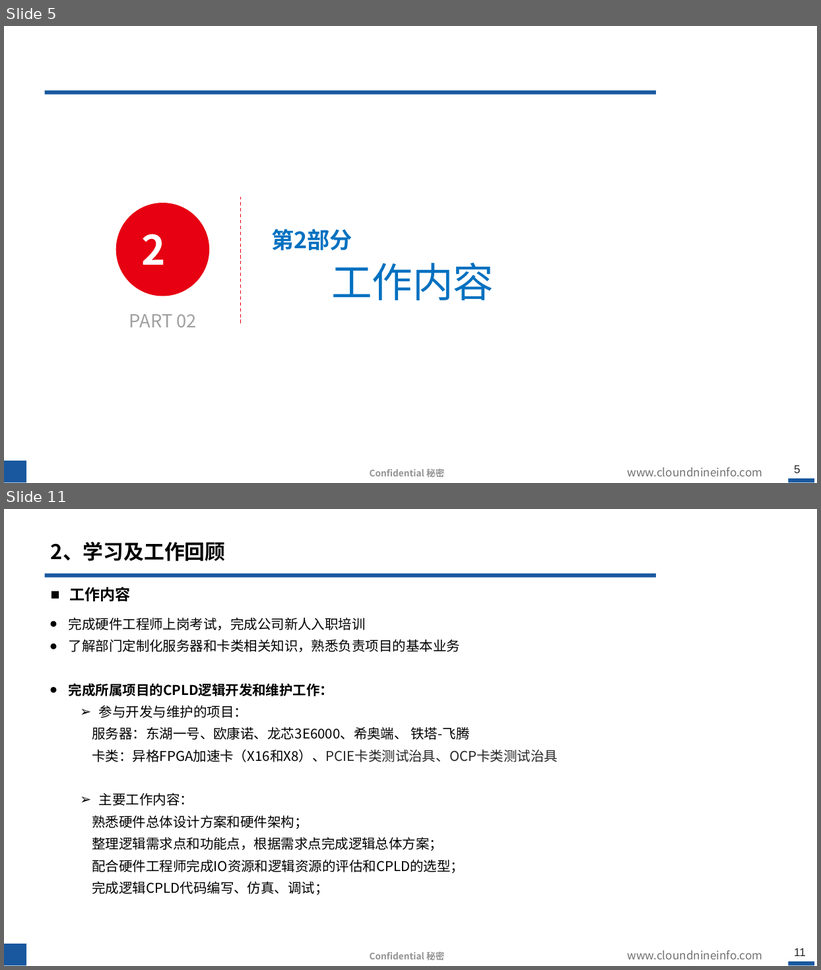
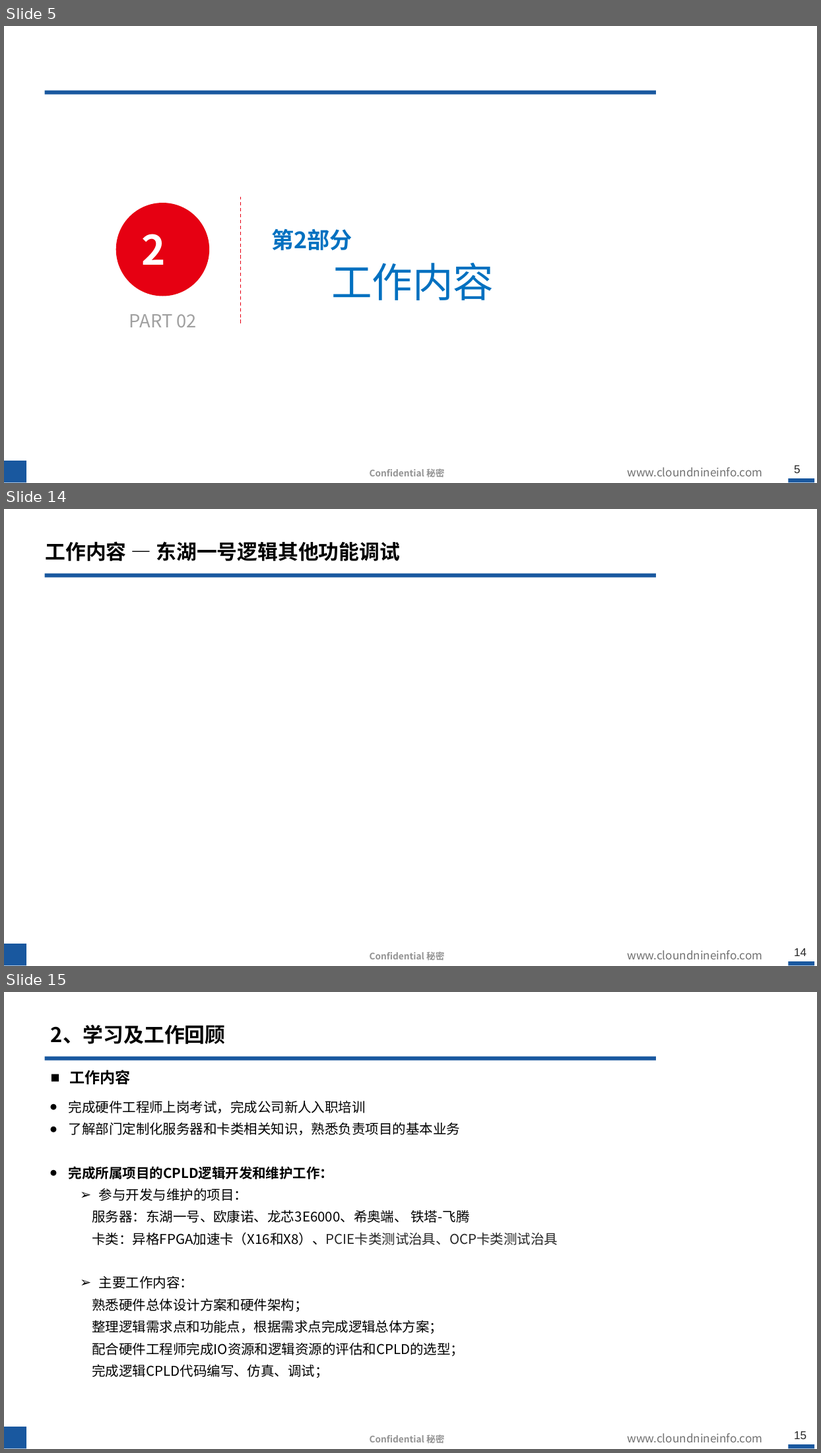
Before and after one commit to hahada-998/Tieta_code, a slide deck: 转正答辩.pptx. Shown one above the other, each under a label of ours: slides 5 and 11 before the commit, slides 5, 14 and 15 after it; the slides between them are not shown. The pictures are 821x970 and 821x1453 pixels, drawn with LibreOffice and Linux fonts; fonts in the diff are those of the drawing; background and template pictures are left out. Boxes give left, top, right and bottom in pixels: in the first picture for what was removed or moved away, otherwise in the second. Text is boxed around its words. In the diff, an @@ line names an element or a change of style, - is before the commit and + after.

```diff
--- a/转正答辩.pptx
+++ b/转正答辩.pptx
@@ slide 14 added at bbox=[4, 509, 817, 966], background #FFFFFF; not listed: 6 template elements that a slide beside it also shows @@
@@ title added at bbox=[46, 541, 401, 561], 24 pt, text #000000, bold @@
+工作内容 — 东湖一号逻辑其他功能调试
@@ what was slide 11 is now slide 15 @@
@@ page number at bbox=[794, 1432, 807, 1439]: text changed @@
-11
+15
```
Also in this commit, not shown: 5 slides changed, 3 other slides added, 1 other file.
